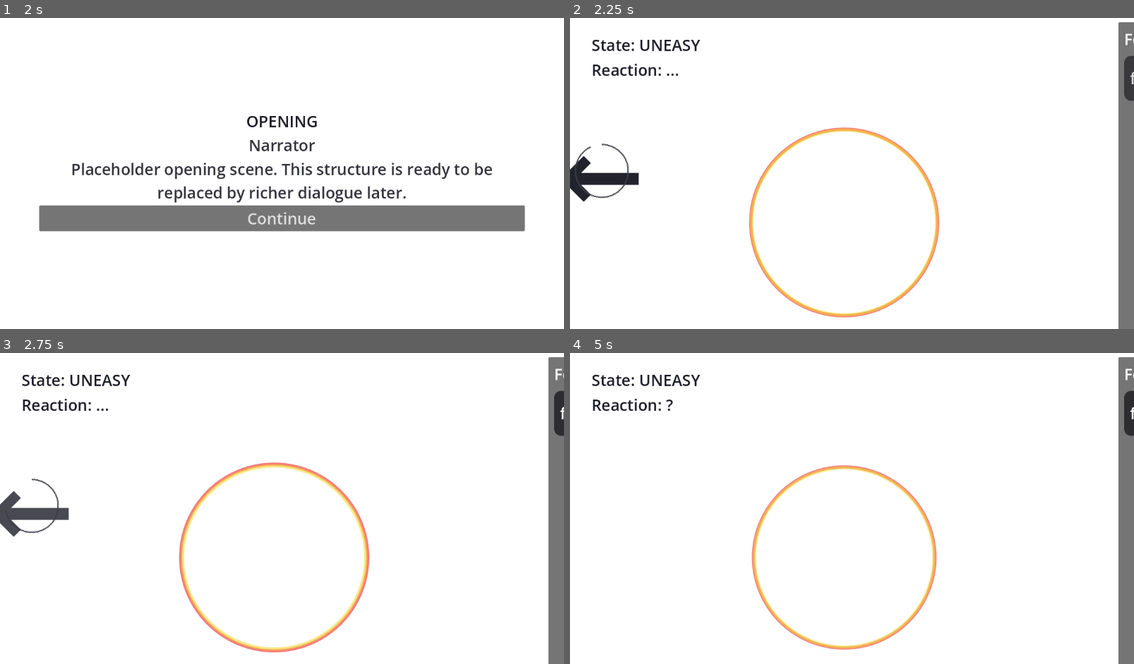
Above: before the commit, frames 1-4 (two rows, left to right).
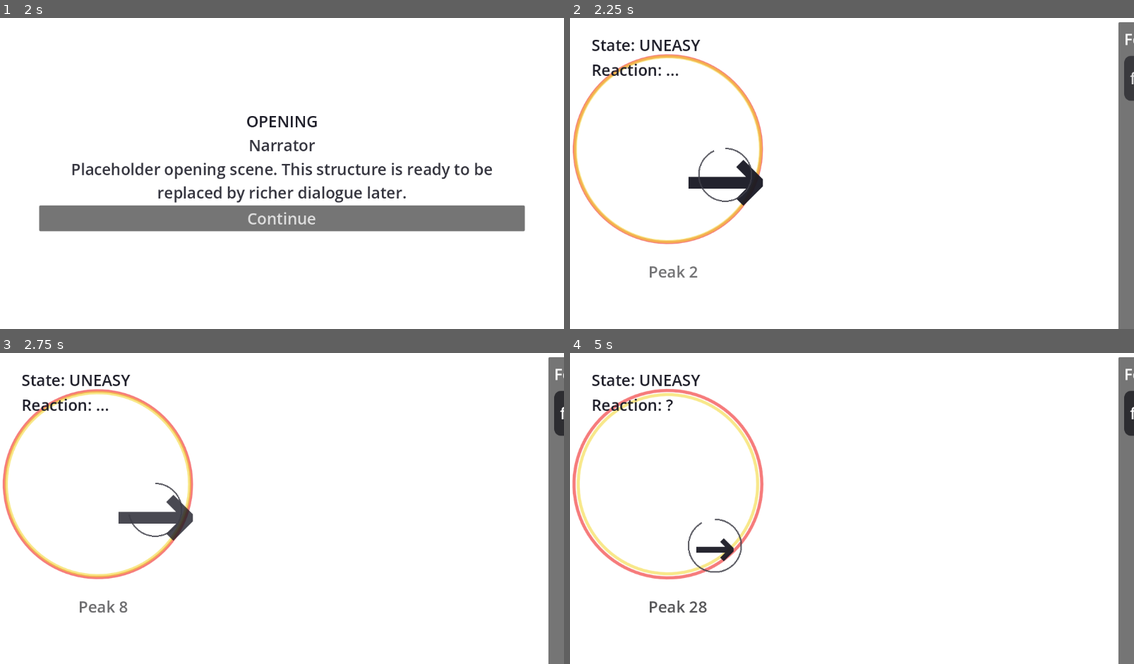
Above: after the commit, the same moments.

Repository: manchenlee/wgj-2026-teamb
Game: Godot game, scene res://scenes/Main.tscn
The game is run twice, just before and just after one commit, with the same random seed, the same clock (stepped at 60 frames per second) and the same inputs.
Inputs:
- Up to frame 1 (2 s): click "Start" at 0.5 s; click "Continue" at 1.25 s
- Up to frame 2 (2.25 s): click "Continue" at 2 s
- Up to frame 3 (2.75 s): no input
- Up to frame 4 (5 s): tap Enter at 2.75 s; hold Right 2.78-3.53 s; hold Down 3.53-4.28 s; hold Right from 4.28 s (still down)

Frame 1 is identical in both runs. In frame 2, 4.6% of the frame differs, in the area x 0-66%, y 11-97%; in frame 3, 5.1%; in frame 4, 4.3%.

Commit message:
feat: Refactor character background loading and adjust prompt timing parameters for improved gameplay experience

Diff:
--- a/scenes/components/CharacterArea.tscn
+++ b/scenes/components/CharacterArea.tscn
@@ -1,7 +1,6 @@
-[gd_scene load_steps=3 format=3]
+[gd_scene load_steps=2 format=3]
 
 [ext_resource type="Script" path="res://scripts/presentation/character_presenter.gd" id="1_char"]
-[ext_resource type="Texture2D" path="res://assets/art/character/draft.png" id="2_draft"]
 
 [node name="CharacterArea" type="Control"]
 custom_minimum_size = Vector2(820, 820)
@@ -19,9 +18,9 @@
 [node name="CharacterPlaceholder" type="TextureRect" parent="CharacterVisualAnchor"]
 custom_minimum_size = Vector2(360, 520)
 clip_contents = true
-texture = ExtResource("2_draft")
 stretch_mode = 5
 expand_mode = 1
+visible = false
 
 [node name="TopLabelStack" type="VBoxContainer" parent="."]
 offset_left = 24.0
--- a/scenes/screens/GameScreen.tscn
+++ b/scenes/screens/GameScreen.tscn
@@ -17,17 +17,28 @@
 anchors_preset = 15
 anchor_right = 1.0
 anchor_bottom = 1.0
+z_index = 0
 
-[node name="BackgroundPlaceholder" type="ColorRect" parent="BackgroundAnchor"]
+[node name="BackgroundColor" type="ColorRect" parent="BackgroundAnchor"]
 anchors_preset = 15
 anchor_right = 1.0
 anchor_bottom = 1.0
 color = Color(1, 1, 1, 1)
 
+[node name="BackgroundPlaceholder" type="TextureRect" parent="BackgroundAnchor"]
+z_index = 2
+z_as_relative = false
+anchors_preset = 15
+anchor_right = 1.0
+anchor_bottom = 1.0
+expand_mode = 1
+stretch_mode = 6
+
 [node name="MarginContainer" type="MarginContainer" parent="."]
 anchors_preset = 15
 anchor_right = 1.0
 anchor_bottom = 1.0
+z_index = 3
 theme_override_constants/margin_left = 20
 theme_override_constants/margin_top = 20
 theme_override_constants/margin_right = 20
@@ -56,10 +67,14 @@
 anchors_preset = 15
 anchor_right = 1.0
 anchor_bottom = 1.0
+z_index = 1
+z_as_relative = false
 script = ExtResource("5_vis")
 character_placeholder_path = NodePath("../CharacterArea/CharacterVisualAnchor/CharacterPlaceholder")
 
 [node name="PeakIndicator" type="Label" parent="MarginContainer/ResponsiveLayout/UpperLayout/CenterColumn/CenterStage/CentralArousalVisualization"]
+z_index = 4
+z_as_relative = false
 text = "Peak 0"
 theme_override_colors/font_color = Color(0.12, 0.12, 0.16, 1)
 
@@ -67,6 +82,8 @@
 anchors_preset = 15
 anchor_right = 1.0
 anchor_bottom = 1.0
+z_index = 4
+z_as_relative = false
 
 [node name="RightSideDialoguePanel" parent="MarginContainer/ResponsiveLayout/UpperLayout" instance=ExtResource("3_dialogue")]
 custom_minimum_size = Vector2(320, 0)
--- a/scripts/core/game_session_controller.gd
+++ b/scripts/core/game_session_controller.gd
@@ -5,10 +5,12 @@
 const DirectionSequenceControllerClass := preload("res://scripts/gameplay/direction_sequence_controller.gd")
 const DialogueChoiceControllerClass := preload("res://scripts/gameplay/dialogue_choice_controller.gd")
 const EndingEvaluatorClass := preload("res://scripts/gameplay/ending_evaluator.gd")
+const CHARACTER_BACKGROUND_PATH := "res://assets/art/character/draft.png"
 
 signal ending_requested(ending_type: String)
 
 @onready var upper_layout: BoxContainer = $MarginContainer/ResponsiveLayout/UpperLayout
+@onready var background_placeholder: TextureRect = $BackgroundAnchor/BackgroundPlaceholder
 @onready var character_area = $MarginContainer/ResponsiveLayout/UpperLayout/CenterColumn/CenterStage/CharacterArea
 @onready var arousal_visualization = $MarginContainer/ResponsiveLayout/UpperLayout/CenterColumn/CenterStage/CentralArousalVisualization
 @onready var dialogue_panel = $MarginContainer/ResponsiveLayout/UpperLayout/RightSideDialoguePanel
@@ -31,6 +33,7 @@
 
 func _ready() -> void:
 	feedback_rng.randomize()
+	_load_character_background()
 	set_process_unhandled_input(true)
 	dialogue_panel.choice_selected.connect(_on_choice_selected)
 	feedback_timer.timeout.connect(_on_feedback_timer_timeout)
@@ -38,6 +41,13 @@
 	active_prompt_timer.timeout.connect(_on_active_prompt_timer_timeout)
 	choice_timeout_timer.timeout.connect(_on_choice_timeout)
 	reset_run()
+
+func _load_character_background() -> void:
+	var image := Image.load_from_file(CHARACTER_BACKGROUND_PATH)
+	if image == null or image.is_empty():
+		push_warning("Failed to load character background: %s" % CHARACTER_BACKGROUND_PATH)
+		return
+	background_placeholder.texture = ImageTexture.create_from_image(image)
 
 func _process(delta: float) -> void:
 	if not run_active:
@@ -143,6 +153,7 @@
 			)
 			character_area.show_correct_reaction()
 			_activate_current_prompt()
+			_schedule_extra_prompt_reveal()
 		"sequence_complete":
 			combo += 1
 			active_prompt_timer.stop()
@@ -246,6 +257,7 @@
 	if not first_prompt.is_empty():
 		_show_visible_prompt(first_prompt)
 	_activate_current_prompt()
+	_schedule_extra_prompt_reveal()
 
 func _schedule_new_sequence() -> void:
 	pending_prompt_action = "new_sequence"
@@ -259,6 +271,11 @@
 	var action := pending_prompt_action
 	pending_prompt_action = ""
 	match action:
+		"reveal_extra":
+			var prompt := sequence_controller.reveal_next_prompt()
+			if not prompt.is_empty():
+				_show_visible_prompt(prompt)
+			_schedule_extra_prompt_reveal()
 		"new_sequence":
 			_start_new_sequence()
 	_update_presentation()
@@ -291,6 +308,18 @@
 	character_area.set_current_prompt(int(prompt.get("step_index", -1)))
 	character_area.set_prompt_time_progress(1.0)
 	active_prompt_timer.start(Config.DIRECTION_PROMPT_TIME_LIMIT)
+
+func _schedule_extra_prompt_reveal() -> void:
+	if not sequence_controller.has_more_hidden_prompts():
+		return
+	if pending_prompt_action == "new_sequence":
+		return
+	pending_prompt_action = "reveal_extra"
+	var wait_time := feedback_rng.randf_range(
+		Config.NEXT_PROMPT_REVEAL_DELAY,
+		Config.PROMPT_SPAWN_DELAY_MAX
+	)
+	prompt_spawn_timer.start(wait_time)
 
 func _on_choice_timeout() -> void:
 	if not run_active or not waiting_for_choice:
--- a/scripts/gameplay/GameConfig.gd
+++ b/scripts/gameplay/GameConfig.gd
@@ -28,11 +28,11 @@
 
 # Physical interaction tuning.
 const DIRECTION_SEQUENCE_LENGTH_MIN: int = 3
-const DIRECTION_SEQUENCE_LENGTH_MAX: int = 5
+const DIRECTION_SEQUENCE_LENGTH_MAX: int = 4
 const DIRECTION_PROMPT_TIME_LIMIT: float = 2.4
-const NEXT_PROMPT_REVEAL_DELAY: float = 0.5
-const PROMPT_SPAWN_DELAY_MIN: float = 0.8
-const PROMPT_SPAWN_DELAY_MAX: float = 1.2
+const NEXT_PROMPT_REVEAL_DELAY: float = 0.9
+const PROMPT_SPAWN_DELAY_MIN: float = 1.1
+const PROMPT_SPAWN_DELAY_MAX: float = 1.5
 const PHYSICAL_GAIN_ON_CORRECT_INPUT: float = 4.0
 const PHYSICAL_PENALTY_ON_WRONG_INPUT: float = 3.0
 const PHYSICAL_SEQUENCE_COMPLETE_BONUS: float = 7.0
@@ -42,6 +42,7 @@
 const ARROW_PROMPT_BOX_SIZE: Vector2 = Vector2(132.0, 132.0)
 const ARROW_PROMPT_RING_RADIUS: float = 54.0
 const ARROW_PROMPT_RING_WIDTH: float = 3.0
+const ARROW_PROMPT_EDGE_MARGIN: float = 18.0
 const ARROW_PROMPT_ANCHOR_OFFSETS := [
 	Vector2(-128.0, -164.0),
 	Vector2(0.0, -188.0),
--- a/scripts/gameplay/direction_sequence_controller.gd
+++ b/scripts/gameplay/direction_sequence_controller.gd
@@ -15,14 +15,14 @@
 
 func start_sequence() -> Dictionary:
 	clear_sequence()
-	var pool := ["Left", "Right", "Up", "Down"]
 	var sequence_length := rng.randi_range(
 		Config.DIRECTION_SEQUENCE_LENGTH_MIN,
 		Config.DIRECTION_SEQUENCE_LENGTH_MAX
 	)
+	var directions_pool := _build_direction_pool(sequence_length)
 	var last_anchor := Vector2.INF
-	for _step in sequence_length:
-		directions.append(pool[rng.randi_range(0, pool.size() - 1)])
+	for step_index in range(sequence_length):
+		directions.append(directions_pool[step_index])
 		var next_anchor := _pick_anchor(last_anchor)
 		anchor_offsets.append(next_anchor)
 		last_anchor = next_anchor
@@ -121,6 +121,14 @@
 		return ""
 	return "%d/%d" % [current_index + 1, directions.size()]
 
+func _build_direction_pool(sequence_length: int) -> Array[String]:
+	var base_directions: Array[String] = ["Left", "Right", "Up", "Down"]
+	base_directions.shuffle()
+	var result: Array[String] = []
+	for index in range(sequence_length):
+		result.append(base_directions[index % base_directions.size()])
+	return result
+
 func _pick_anchor(previous_anchor: Vector2) -> Vector2:
 	var available: Array = Config.ARROW_PROMPT_ANCHOR_OFFSETS
 	var next_anchor: Vector2 = available[rng.randi_range(0, available.size() - 1)]
--- a/scripts/presentation/character_presenter.gd
+++ b/scripts/presentation/character_presenter.gd
@@ -153,12 +153,22 @@
 func _refresh_prompt_layout() -> void:
 	if prompt_feedback_label == null:
 		return
-	var center := _get_character_center_local()
+	var character_rect := _get_character_rect_local()
 	for key in _prompt_nodes.keys():
 		var prompt_label: Label = _prompt_nodes[key]
 		var prompt_offset: Vector2 = _prompt_offsets.get(key, Vector2.ZERO)
 		var prompt_size := prompt_label.size
-		prompt_label.position = center + prompt_offset - (prompt_size * 0.5)
+		var desired_center := character_rect.get_center() + prompt_offset
+		var half_size := prompt_size * 0.5
+		var min_x := character_rect.position.x + half_size.x + Config.ARROW_PROMPT_EDGE_MARGIN
+		var max_x := character_rect.end.x - half_size.x - Config.ARROW_PROMPT_EDGE_MARGIN
+		var min_y := character_rect.position.y + half_size.y + Config.ARROW_PROMPT_EDGE_MARGIN
+		var max_y := character_rect.end.y - half_size.y - Config.ARROW_PROMPT_EDGE_MARGIN
+		var clamped_center := Vector2(
+			clampf(desired_center.x, min_x, max_x),
+			clampf(desired_center.y, min_y, max_y)
+		)
+		prompt_label.position = clamped_center - half_size
 	_update_prompt_timer_ring()
 	if prompt_feedback_label.visible:
 		_position_feedback_label()
@@ -170,6 +180,11 @@
 
 func _get_character_center_local() -> Vector2:
 	return get_global_transform_with_canvas().affine_inverse() * character_placeholder.get_global_rect().get_center()
+
+func _get_character_rect_local() -> Rect2:
+	var global_rect := character_placeholder.get_global_rect()
+	var local_position := get_global_transform_with_canvas().affine_inverse() * global_rect.position
+	return Rect2(local_position, global_rect.size)
 
 func _get_feedback_anchor_center() -> Vector2:
 	var current_label := _get_current_prompt_label()
